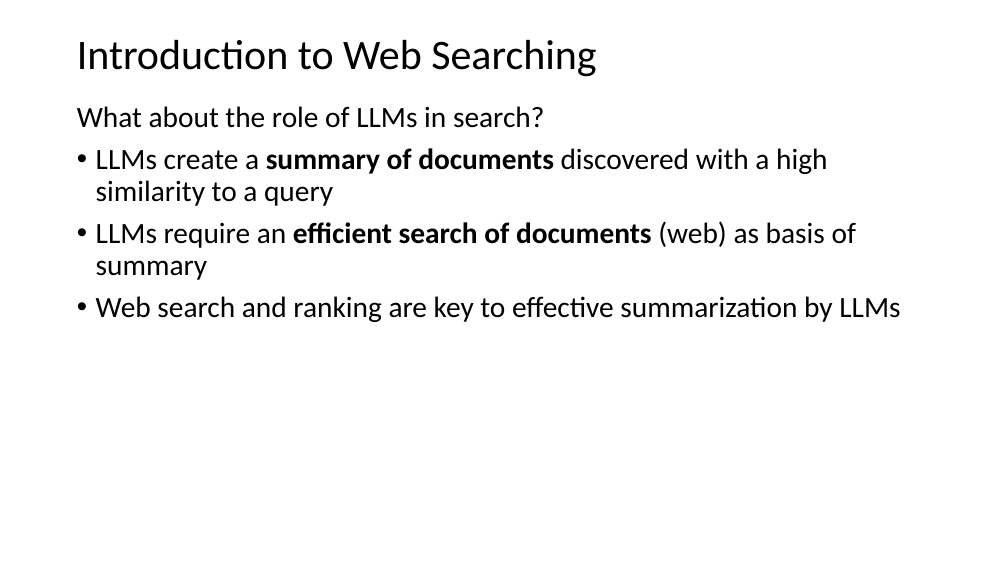
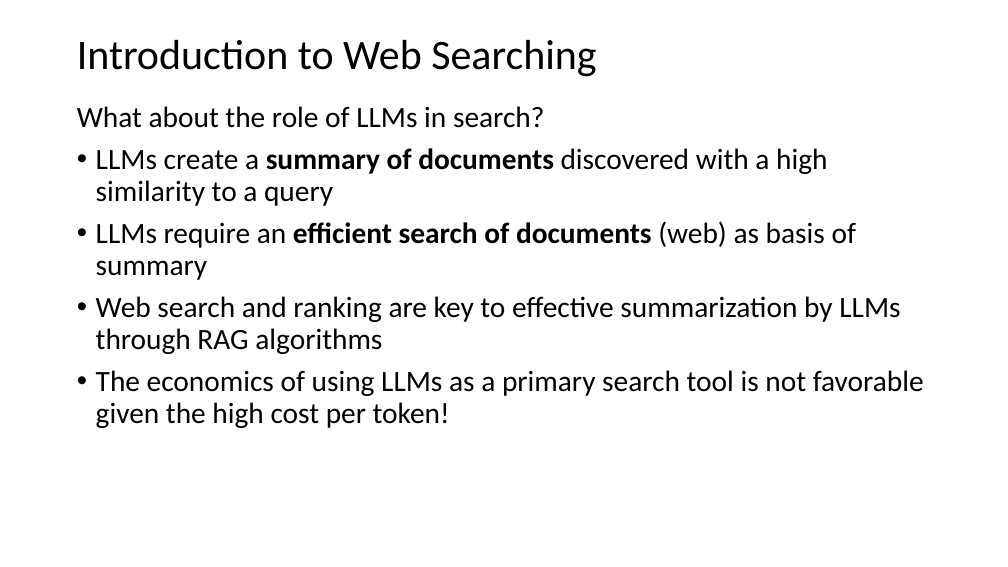
Before and after one commit to harelgabainew/school1, a slide deck: slide 6 of slides/7_DocumentWebSearching.pptx. Drawn at 1008x567 pixels with LibreOffice and Linux fonts; fonts in the diff are those of the drawing. Boxes give left, top, right and bottom in pixels: in the first picture for what was removed or moved away, otherwise in the second. Text is boxed around its words. In the diff, an @@ line names an element or a change of style, - is before the commit and + after.

```diff
--- a/slides/7_DocumentWebSearching.pptx
+++ b/slides/7_DocumentWebSearching.pptx
@@ text at (x1=96, y1=296, x2=924, y2=428): text changed @@
-• Web search and ranking are key to effective summarization by LLMs
+• Web search and ranking are key to effective summarization by LLMs through RAG algorithms
+• The economics of using LLMs as a primary search tool is not favorable given the high cost per token!
```
Also in this commit, not shown: 4 other slides changed, 14 slides added, 57 slides removed.
